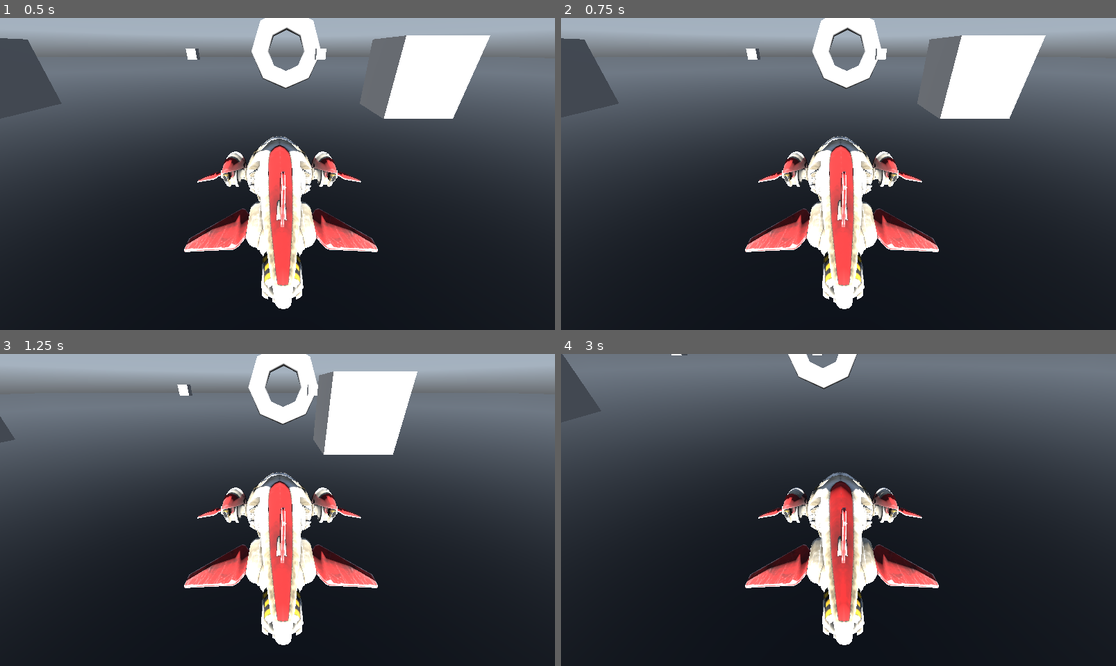
Above: before the commit, frames 1-4 (two rows, left to right).
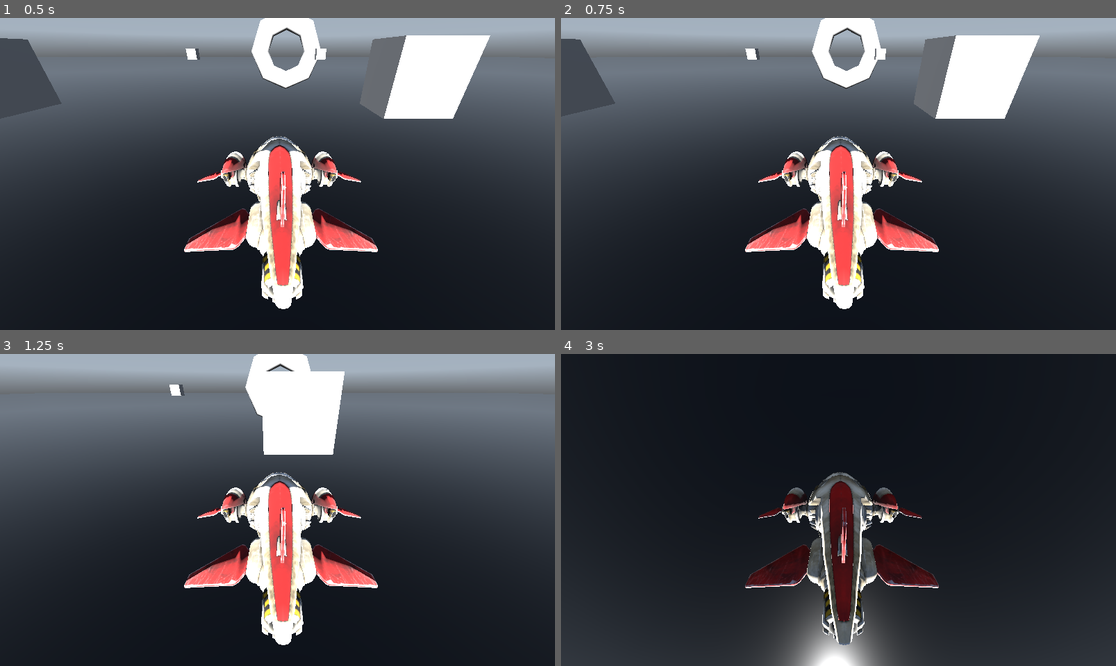
Above: after the commit, the same moments.

Repository: bam-squifi/space-flight-sim
Game: Godot game, scene res://space.tscn
Two runs of this game, one before a commit and one after it. Both use one fixed random seed, a clock stepped at 60 frames per second and the inputs below. The project has no main scene, so this scene is started directly. A sky picture missing from this copy of the repository is replaced by a grey-blue gradient.
Inputs (mouse positions are in pixels of both pictures, inside the frame that each line leads up to):
- Up to frame 1 (0.5 s): no input
- Up to frame 2 (0.75 s): tap Enter at 0.5 s; move the mouse to (960, 158) at 0.52 s; hold D (strafe_right) from 0.53 s (still down)
- Up to frame 3 (1.25 s): keep holding D (strafe_right)
- Up to frame 4 (3 s): move the mouse to (727, 525) at 1.27 s; release D (strafe_right) at 1.28 s; hold F (pitch_down) 1.28-2.03 s; move the mouse to (894, 441) at 2.02 s; hold D (strafe_right) 2.03-2.78 s; move the mouse to (810, 572) at 2.77 s; hold R (pitch_up) from 2.78 s (still down)

Frame 1 is identical in both runs. In frame 2, 0.8% of the frame differs, in the area x 0-88%, y 0-33%; in frame 3, 6.1%; in frame 4, 55%, in the area x 0-100%, y 0-100%.

Commit message:
Roll verringert und dampener eingeführt

Diff:
--- a/flight.gd
+++ b/flight.gd
@@ -1,7 +1,7 @@
 extends RigidBody3D
 
-@export var thrust = 20.0
-@export var torque_strength = 1.0
+@export var thrust = 40.0
+@export var torque_strength = 5.0
 @export var max_roll_speed: float = 2.0 # radians per second
 @export var roll_acceleration: float = 4.
 @export var damp: float = 2.0  # how aggressively we brake
@@ -11,23 +11,23 @@
 	if Input.is_action_pressed("strafe_forward"):
 		apply_central_force(-transform.basis.x * thrust)
 	if Input.is_action_pressed("strafe_back"):
-		apply_central_force(transform.basis.x * thrust / 2)
+		apply_central_force(transform.basis.x * thrust)
 
 	if Input.is_action_pressed("strafe_up"):
-		apply_central_force(transform.basis.y * thrust / 2)
+		apply_central_force(transform.basis.y * thrust * .5)
 	if Input.is_action_pressed("strafe_down"):
-		apply_central_force(-transform.basis.y * thrust / 2)
+		apply_central_force(-transform.basis.y * thrust * .5)
 
 	if Input.is_action_pressed("strafe_left"):
-		apply_central_force(transform.basis.z * thrust / 2)
+		apply_central_force(transform.basis.z * thrust * .5)
 	if Input.is_action_pressed("strafe_right"):
-		apply_central_force(-transform.basis.z * thrust / 2)
+		apply_central_force(-transform.basis.z * thrust * .5)
 
 	# Yaw
 	if Input.is_action_pressed("yaw_left"):
-		apply_torque(Vector3.UP * -torque_strength / 2)
+		apply_torque(Vector3.UP * -torque_strength)
 	if Input.is_action_pressed("yaw_right"):
-		apply_torque(Vector3.UP * torque_strength / 2)
+		apply_torque(Vector3.UP * torque_strength)
 
 	# ----------------------------
 	# Roll
@@ -44,24 +44,16 @@
 	else:
 		self.angular_damp = damp
 
-	if abs(current_roll_speed) < 0.05:
-		current_roll_speed = 0
-
-	if current_roll_speed > 2.00:
-		current_roll_speed = 2.00
-	elif current_roll_speed < -2.00:
-		current_roll_speed = -2.00
 
 
 
-
-	print("Current Roll Speed: ", current_roll_speed)
+	print("Current Roll Speed: ", local_angular_velocity)
 
 	# Pitch
 	if Input.is_action_pressed("pitch_up"):
-		apply_torque(Vector3.BACK * -torque_strength / 2)
+		apply_torque(Vector3.BACK * -torque_strength)
 	if Input.is_action_pressed("pitch_down"):
-		apply_torque(Vector3.BACK * torque_strength / 2)
+		apply_torque(Vector3.BACK * torque_strength)
 
 	# ── Get forward speed (in m/s) ─────────────────────────────
 	var forward_dir = -transform.basis.x.normalized()
